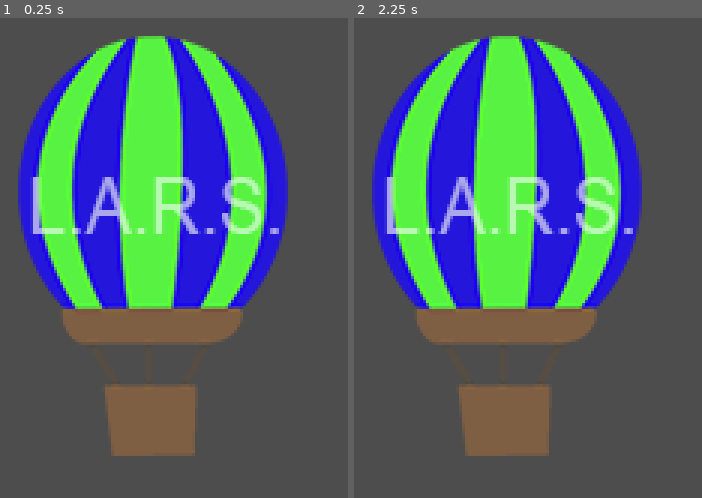
Above: before the commit, frames 1-2 (left to right).
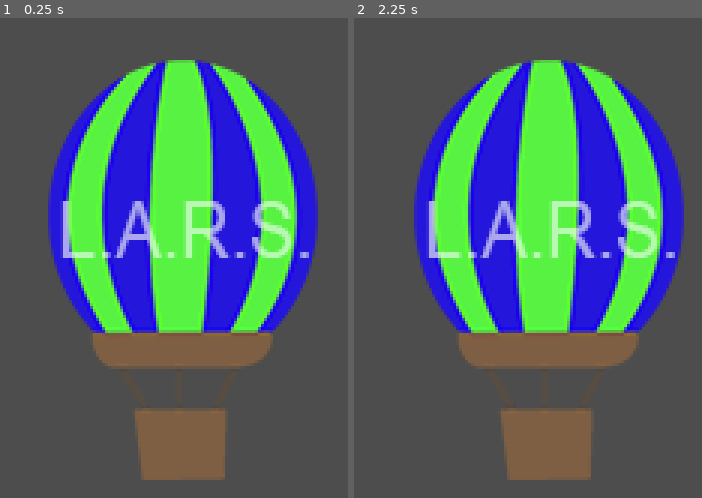
Above: after the commit, the same moments.

Repository: JorgeSaez1/Aereo-Globo
Game: Godot game, scene res://scenes/Jugador.tscn
The game is run twice, just before and just after one commit, with the same random seed, the same clock (stepped at 60 frames per second) and the same inputs.
Inputs (mouse positions are in pixels of both pictures, inside the frame that each line leads up to):
- Up to frame 1 (0.25 s): no input
- Up to frame 2 (2.25 s): tap Enter at 0.5, 2 s; move the mouse to (outside the picture) at 0.52 s; click (outside the picture) at 0.67 s; tap Space at 1.25 s; move the mouse to (outside the picture) at 1.27 s; click (outside the picture) at 1.42 s; move the mouse to (outside the picture) at 2.02 s; click (outside the picture) at 2.17 s

The runs differ from the first frame. In frame 1, 46% of the frame differs, in the area x 5-92%, y 3-97%; in frame 2, 50%, in the area x 5-95%, y 3-97%.

Commit message:
movimientos laterales

Diff:
--- a/scenes/Jugador.tscn
+++ b/scenes/Jugador.tscn
@@ -8,15 +8,16 @@
 height = 136.0
 
 [node name="Jugador" type="CharacterBody2D"]
-position = Vector2(15, 47)
+position = Vector2(299, 353)
+motion_mode = 1
 script = ExtResource("1_kdvf8")
 metadata/_edit_group_ = true
 
+[node name="CollisionShape2D" type="CollisionShape2D" parent="."]
+position = Vector2(0, -1)
+shape = SubResource("CapsuleShape2D_ju5r7")
+
 [node name="Sprite2D" type="Sprite2D" parent="."]
 texture_filter = 1
-position = Vector2(274, 297)
+position = Vector2(0, -1)
 texture = ExtResource("1_cky27")
-
-[node name="CollisionShape2D" type="CollisionShape2D" parent="."]
-position = Vector2(274, 297)
-shape = SubResource("CapsuleShape2D_ju5r7")
--- a/scripts/Jugador.gd
+++ b/scripts/Jugador.gd
@@ -1,6 +1,6 @@
 extends CharacterBody2D
 
-const Velocidad	 = 300.0
+const Velocidad	 = 500
 var Movimiento = Vector2()
 var Touch = false
 var Posicion
@@ -15,5 +15,10 @@
 func _ready():
 	pass
 func _physics_process(delta):
-
-	pass
+	Movimiento = Vector2()
+	if Touch:
+		if global_position.x > Posicion.x:
+			Movimiento.x -=1
+		else:
+			Movimiento.x +=1
+	position += Movimiento
